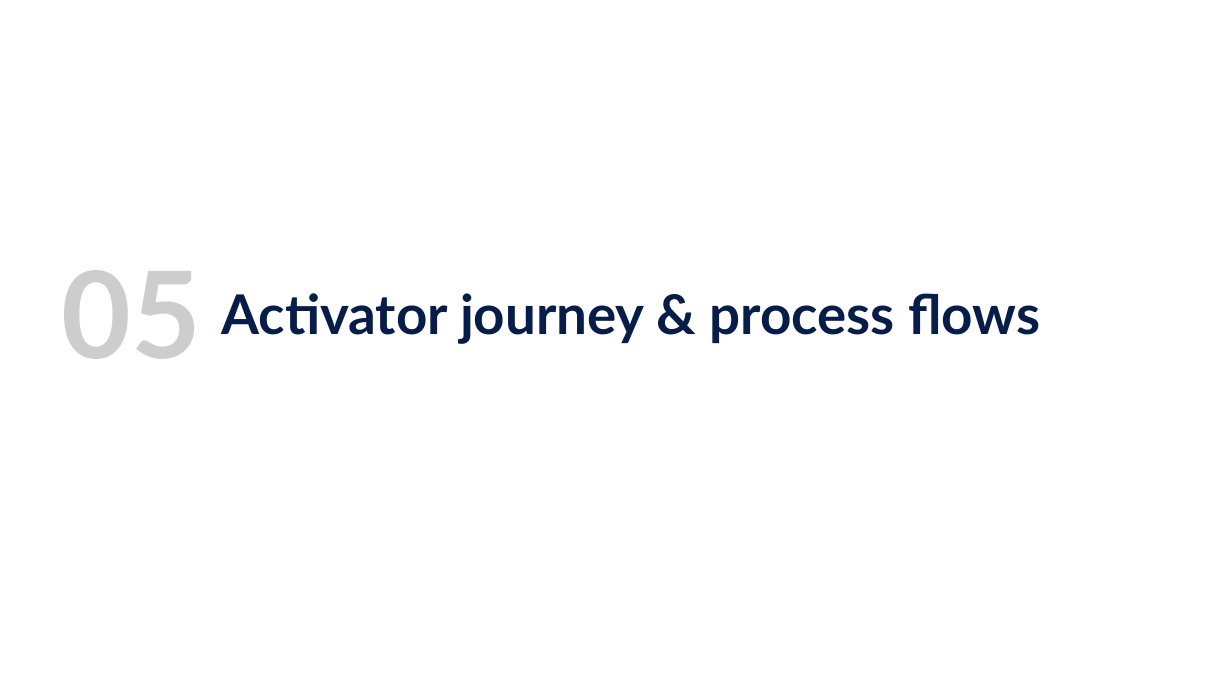
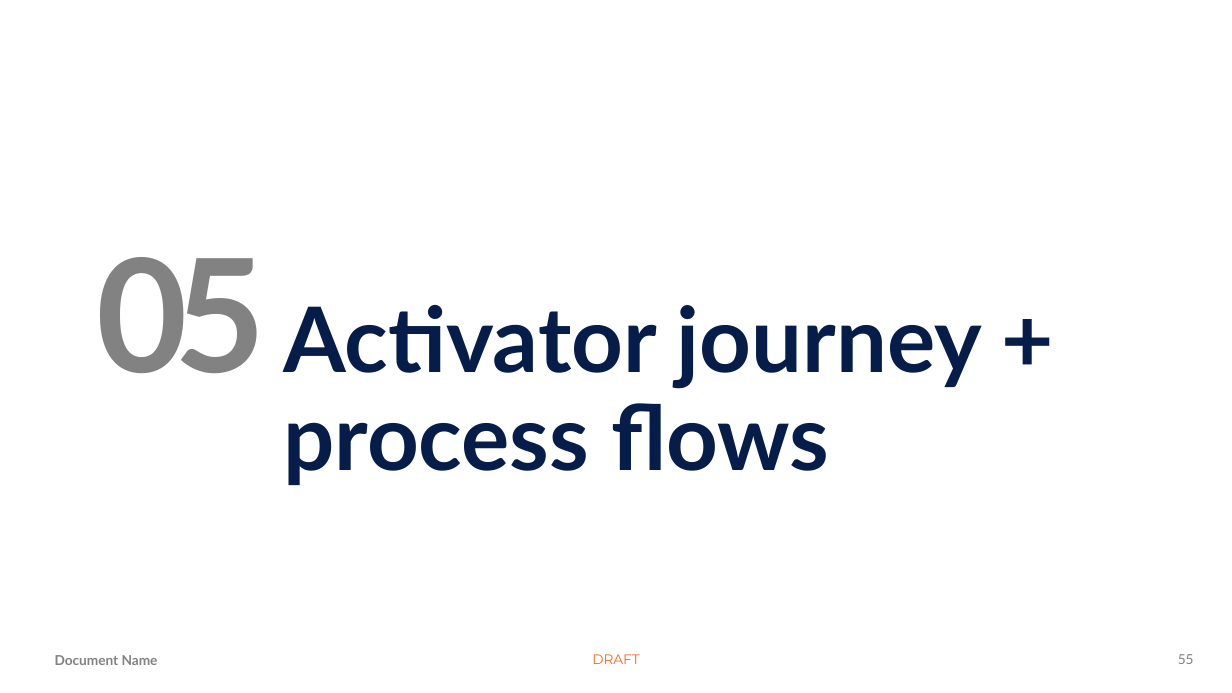
Before and after one commit to Jamison413/kevmaitland-PoshAnt, a slide deck: slide 55 of Intune-WinApp/OfficeThemes/Blank.potx (slide 46 before the commit). Drawn at 1232x693 pixels with LibreOffice and Linux fonts; fonts in the diff are those of the drawing; background and template pictures are left out. Boxes give left, top, right and bottom in pixels: in the first picture for what was removed or moved away, otherwise in the second. Text is boxed around its words. In the diff, an @@ line names an element or a change of style, - is before the commit and + after.

```diff
--- a/Intune-WinApp/OfficeThemes/Blank.potx
+++ b/Intune-WinApp/OfficeThemes/Blank.potx
@@ text "05": place and size @@
-text "05" at (61,270,201,359)
+text "05" at (96,257,266,373)
@@ text "05" at (96,257,266,373): size 88 to 115 pt, text colour #CCCDCC to #818281, letter spacing 0 to -9 pt; line spacing 1 to 0.9; more space between paragraphs; vertical alignment middle to top @@
@@ text "Activator journey + process flows" at (283,305,982,485): vertical alignment middle to top @@
@@ text at (283,305,982,485): text changed; size 40 to 66 pt @@
-Activator journey & process flows
+Activator journey + process flows
@@ text added at (55,655,158,665), 10 pt, text #818281, bold @@
+Document Name
@@ text added at (592,654,639,664), 10 pt, text #FC671F @@
+DRAFT
@@ page number added at (1178,654,1194,664), 10 pt, text #818281 @@
+55
```
Also in this commit, not shown: 26 other slides changed, 60 slides added, 38 slides removed, 2 other files.
